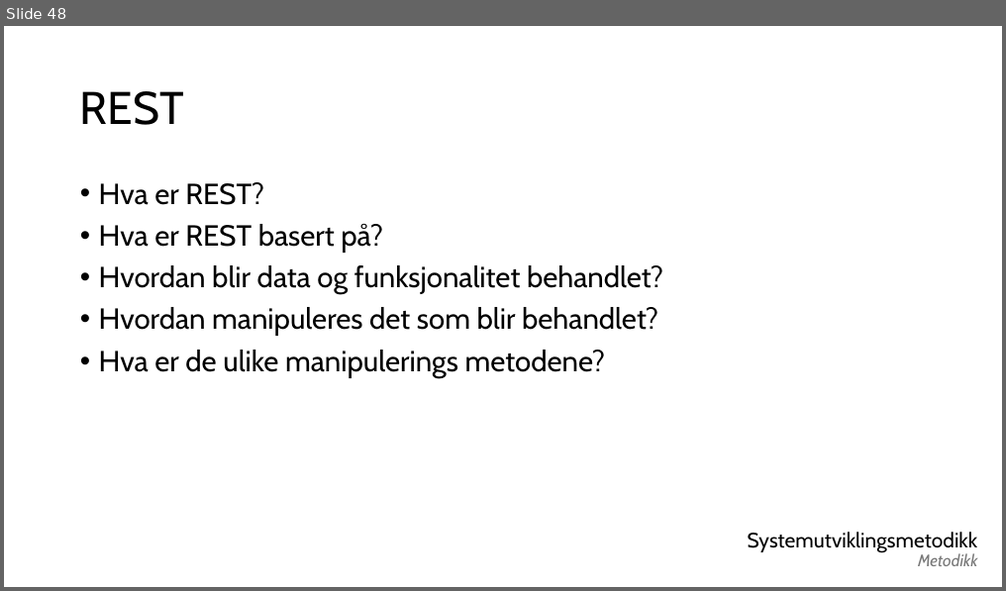
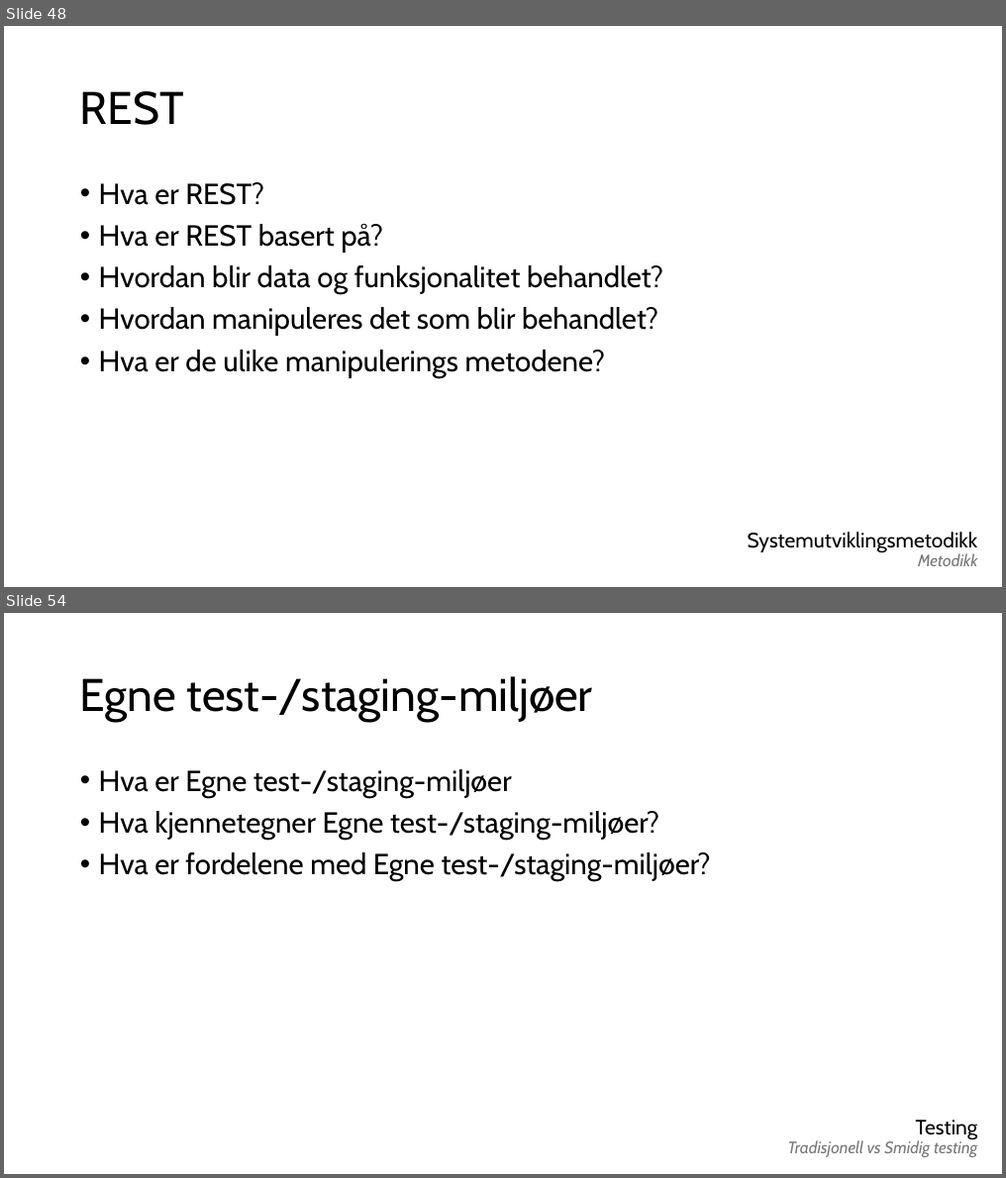
Before and after one commit to real-eo/IDATT1005-Systemutvikling, a slide deck: 2026 VÅR/Eksamensøving/Slides.pptx. Shown one above the other, each under a label of ours: slide 48 before the commit, slides 48 and 54 after it; the slides between them are not shown. The pictures are 1006x591 and 1006x1178 pixels, drawn with LibreOffice and Linux fonts; fonts in the diff are those of the drawing. Boxes give left, top, right and bottom in pixels: in the first picture for what was removed or moved away, otherwise in the second. Text is boxed around its words. In the diff, an @@ line names an element or a change of style, - is before the commit and + after.

```diff
--- a/2026 VÅR/Eksamensøving/Slides.pptx
+++ b/2026 VÅR/Eksamensøving/Slides.pptx
@@ slide 54 added at bbox=[4, 613, 1002, 1174], background #FFFFFF @@
@@ title added at bbox=[80, 676, 593, 722], 44 pt, text #000000 @@
+Egne test-/staging-miljøer
@@ text added at bbox=[99, 769, 711, 881], 28 pt, text #000000 @@
+• Hva er Egne test-/staging-miljøer
+• Hva kjennetegner Egne test-/staging-miljøer?
+• Hva er fordelene med Egne test-/staging-miljøer?
@@ text added at bbox=[788, 1140, 977, 1157], 16 pt, text #797979, italic @@
+Tradisjonell vs Smidig testing
@@ text added at bbox=[916, 1120, 978, 1141], 20 pt, text #000000 @@
+Testing
```
Also in this commit, not shown: 5 slides changed, 28 other slides added.
